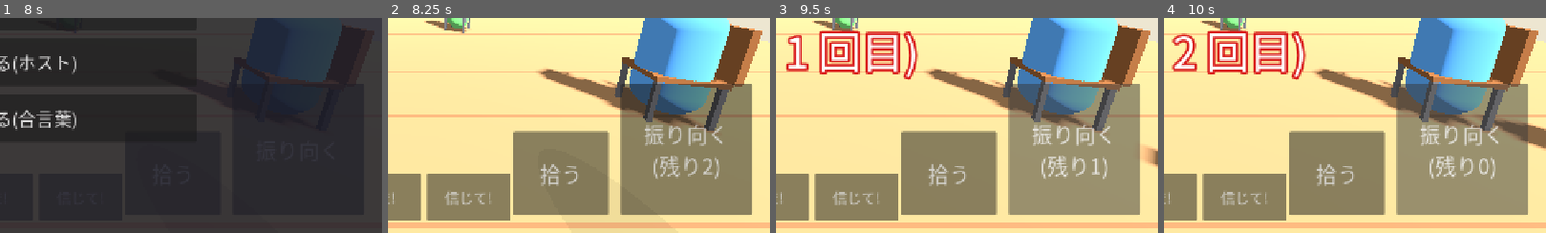
Above: before the commit, frames 1-4 (left to right).
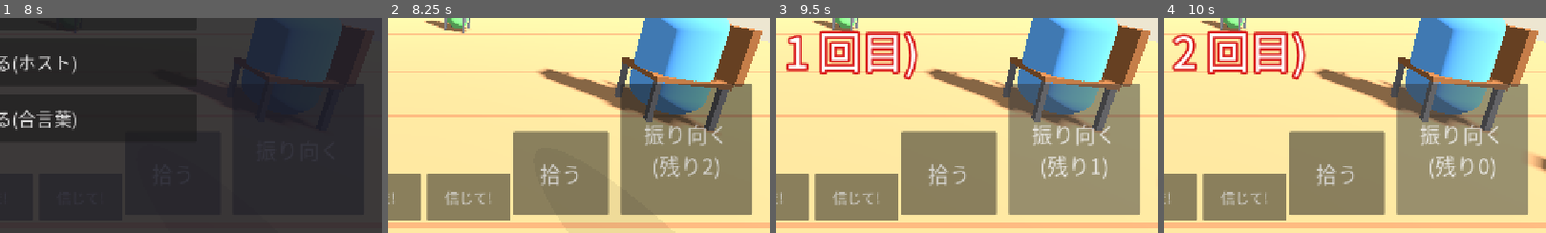
Above: after the commit, the same moments.

Repository: LisaYuumi/ushiro-micha-dame
Game: Godot game, scene res://scenes/main.tscn
The game is run twice, just before and just after one commit, with the same random seed, the same clock (stepped at 60 frames per second) and the same inputs.
Inputs:
- Up to frame 1 (8 s): click "振り向く" at 0.5 s; click "拾う" at 1.25 s; click "落ちてる!" at 2 s; click "まだ平気" at 2.75 s; click "いま!" at 3.5 s; click "信じて!" at 4.25 s; click "上から見る" at 5 s; click "次へ・やり直し" at 5.75 s; click "音テスト" at 6.5 s; click "役を変えて新しい試合" at 7.25 s
- Up to frame 2 (8.25 s): click "ひとりで遊ぶ(ボット相手)" at 8 s
- Up to frame 3 (9.5 s): click "振り向く (残り2)" at 8.75 s
- Up to frame 4 (10 s): click "振り向く (残り1)" at 9.5 s
The pictures show only the part of the screen within x 50-100%, y 50-100%; the shares and areas given below are measured in that part.

Frame 1 is identical in both runs. In frame 3, 0.3% of the frame differs, in the area x 95-100%, y 59-70%; in frame 4, 1.3%, in the area x 82-100%, y 45-72%.

Commit message:
Slow the game down so there is time to think
From the family playtest: the oni and the stamps moved too fast to reason
about. Oni walks 0.7 m/s and pauses 1.5 s behind every seat (a lap takes
about 46 s), stamps stay up 5 s and score within 10 s of the oni passing,
bots stamp less often and their notice time follows the longer lap.

Co-Authored-By: Claude Opus 5.5 <noreply@anthropic.com>
Claude-Session: https://claude.ai/code/session_018gGhz8RHTqLMKymXrJnaB4

Diff:
--- a/scripts/core/game_config.gd
+++ b/scripts/core/game_config.gd
@@ -14,11 +14,11 @@
 const DROP_RADIUS := 3.8
 
 # --- 鬼の動き ---
-## 鬼が歩く速さ(メートル/秒)。1周 約30秒(席の後ろで止まる時間込み)。
+## 鬼が歩く速さ(メートル/秒)。1周 約46秒(席の後ろで止まる時間込み)。
 ## 遅いほど、スタンプを送ったり考えたりする時間が長くなる
-const ONI_WALK_SPEED := 1.0
+const ONI_WALK_SPEED := 0.7
 ## 席の後ろで立ち止まる時間(秒)。本当に落とすときも、ニセの物音のときも同じ
-const ONI_PAUSE_TIME := 0.6
+const ONI_PAUSE_TIME := 1.5
 ## 席の後ろを通るたびに、ニセで立ち止まる確率(0〜1)。
 ## 1.0 = 毎回どの席の後ろでも止まる(止まったことでは、どこに落としたかわからない)
 const DECOY_STOP_CHANCE := 1.0
@@ -73,9 +73,9 @@
 
 # --- ボット ---
 ## 後ろにハンカチを落とされたボットが気づくまでの時間(秒)。この範囲でランダム。
-## 鬼がもう一周してくるまで(約30秒)に気づかなければ見逃し
+## 鬼がもう一周してくるまで(約46秒)に気づかなければ見逃し
 const BOT_NOTICE_TIME_MIN := 1.5
-const BOT_NOTICE_TIME_MAX := 36.0
+const BOT_NOTICE_TIME_MAX := 55.0
 
 # --- 追いかけるときのカメラ ---
 ## 自分が追いかけるとき、カメラを輪の外側のどれだけ後ろ・上に置くか(メートル)
@@ -84,7 +84,7 @@
 
 # --- スタンプ ---
 ## 届いたスタンプが表示される時間(秒)。表示中はほかのスタンプは届かない(早い者勝ち)
-const STAMP_SHOW_TIME := 3.0
+const STAMP_SHOW_TIME := 5.0
 ## 1人が1ラウンドに送れる数。-1 = 何回でも送れる
 const STAMPS_PER_ROUND := -1
 ## 誰が送ったかを表示するか(企画書: 試遊で決める)
@@ -94,18 +94,18 @@
 ## ボットが届いたスタンプを信じて振り向く確率(0〜1)
 const BOT_TRUST_CHANCE := 0.5
 ## ボットがスタンプを送る間隔(秒)。この範囲でランダム
-const BOT_STAMP_INTERVAL_MIN := 4.0
-const BOT_STAMP_INTERVAL_MAX := 12.0
+const BOT_STAMP_INTERVAL_MIN := 8.0
+const BOT_STAMP_INTERVAL_MAX := 18.0
 ## ボットは、鬼がこの秒数以内に後ろを通った人にだけスタンプを送る
 ## (鬼が通ってもいないのに「落ちてる!」と言わないように)
-const BOT_STAMP_RECENT_PASS := 6.0 # STAMP_SCORE_RECENT_PASS と同じにしておく
+const BOT_STAMP_RECENT_PASS := 10.0 # STAMP_SCORE_RECENT_PASS と同じにしておく
 ## ボットが振り向いてから前を向くまで(秒)
 const BOT_LOOK_TIME := 0.8
 
 # --- 人が鬼をやるとき ---
 ## 歩く速さの範囲(メートル/秒)。スティック左でゆっくり、右で速く。何もしなければ ONI_WALK_SPEED
-const ONI_WALK_SPEED_MIN := 0.4
-const ONI_WALK_SPEED_MAX := 1.6
+const ONI_WALK_SPEED_MIN := 0.3
+const ONI_WALK_SPEED_MAX := 1.2
 ## 「落とす」「ふり」が効く範囲: 席の真後ろからこの距離(メートル、輪にそって)以内
 const ONI_DROP_REACH := 1.4
 ## この周数を歩いても落とさなければ、次の席の後ろで自動的に落とす
@@ -122,7 +122,7 @@
 ## 負けた人(座られた・タッチされた・気づかなかった)
 const SCORE_LOSE := -3
 ## スタンプの点数(教えた・だました)は、鬼が相手の後ろを通ってからこの秒数以内に送ったものだけ
-const STAMP_SCORE_RECENT_PASS := 6.0
+const STAMP_SCORE_RECENT_PASS := 10.0
 ## スタンプでだました人の点数
 ## (「まだ平気」→本当は落ちていた→振り向かなかった / 「落ちてる!」など→本当は落ちていない→お手つき)
 const SCORE_DECEIVE := 1
